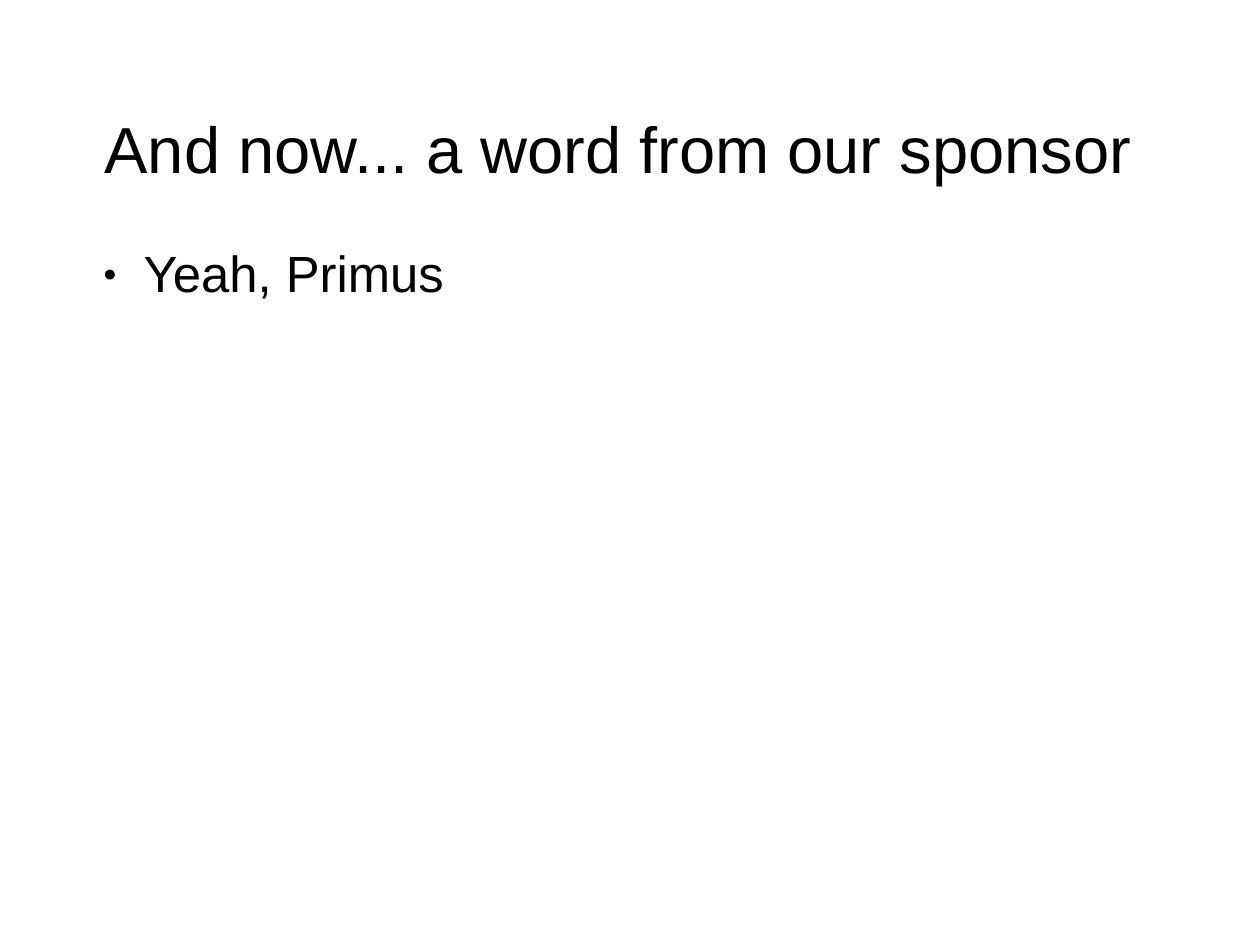
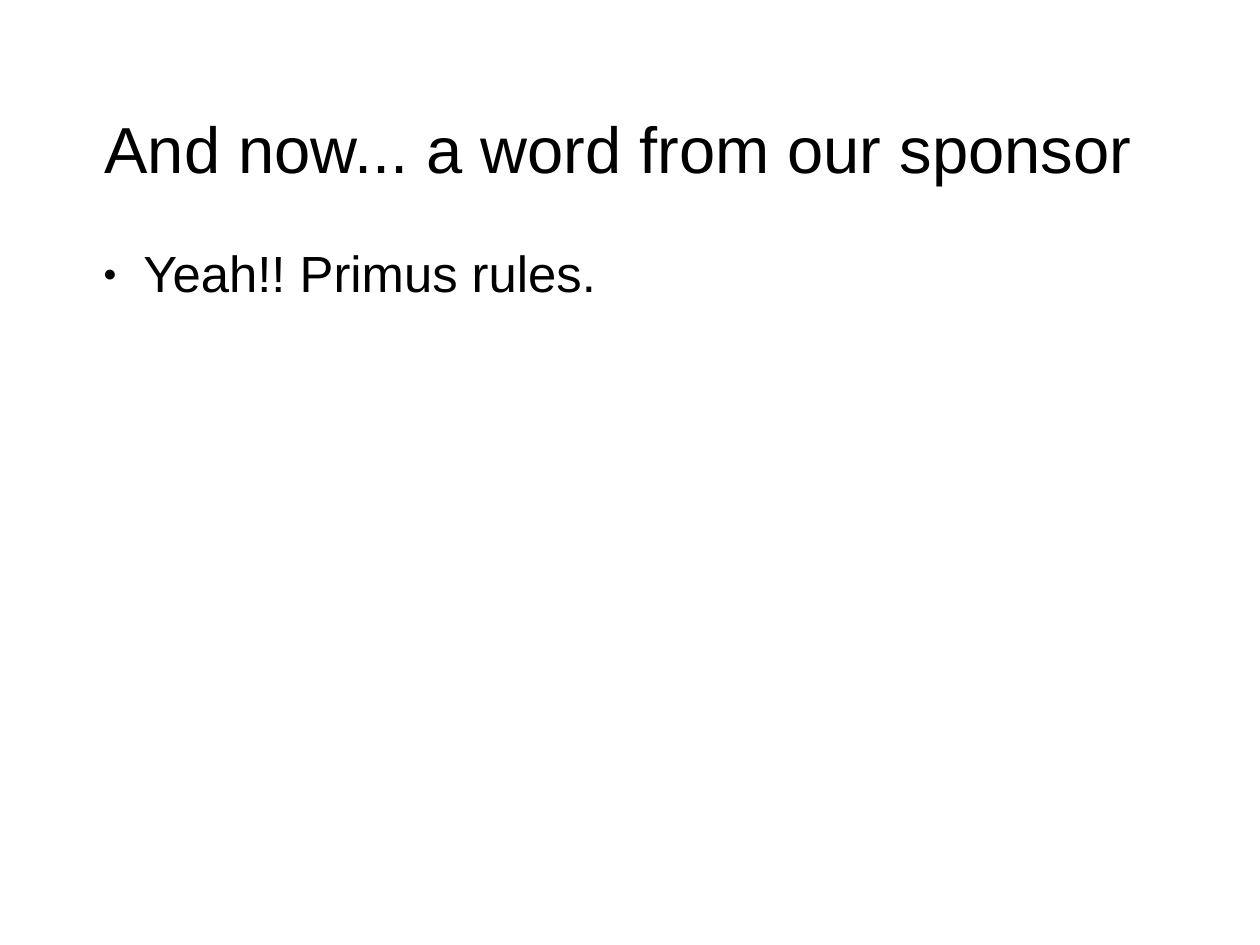
Before and after one commit to puppetMaster3/bikeSheding, a slide deck: slide 6 of training/2of2.ppt (slide 3 before the commit). Drawn at 1260x945 pixels with LibreOffice and Linux fonts; fonts in the diff are those of the drawing; background and template pictures are left out. Boxes give left, top, right and bottom in pixels: in the first picture for what was removed or moved away, otherwise in the second. Text is boxed around its words. In the diff, an @@ line names an element or a change of style, - is before the commit and + after.

```diff
--- a/training/2of2.ppt
+++ b/training/2of2.ppt
@@ text at [143, 255, 596, 293]: text changed @@
-● Yeah, Primus
+● Yeah!! Primus rules.
```
Also in this commit, not shown: 13 other slides changed, 2 slides added, 9 other files.
